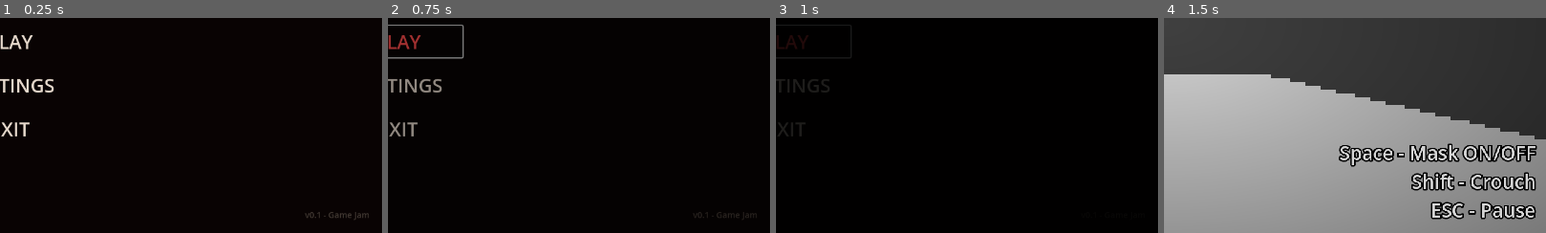
Above: before the commit, frames 1-4 (left to right).
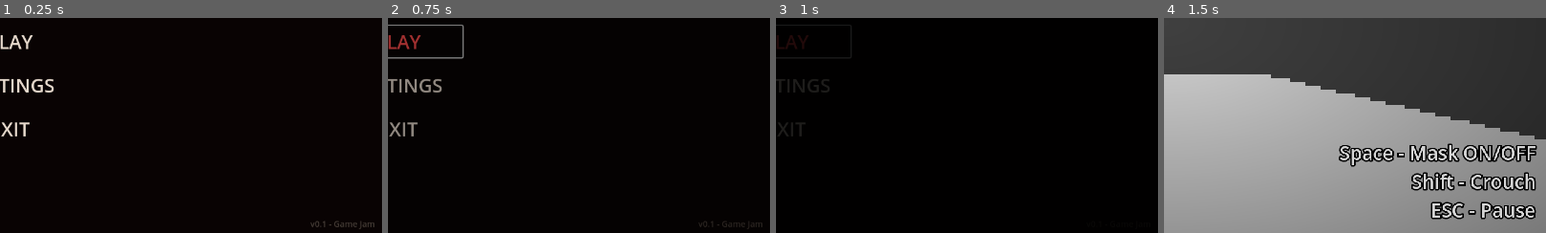
Above: after the commit, the same moments.

Repository: SimoneMicillo/mask-jam-red-devs
Game: Godot game, scene res://UI/MainMenu/main_menu.tscn
Two runs of this game, one before a commit and one after it. Both use one fixed random seed, a clock stepped at 60 frames per second and the inputs below.
Inputs (mouse positions are % of the whole screen's width and height, from its top left):
- Up to frame 1 (0.25 s): no input
- Up to frame 2 (0.75 s): click "▶ PLAY" at 0.5 s
- Up to frame 3 (1 s): no input
- Up to frame 4 (1.5 s): tap Enter at 1.25 s; move the mouse to (55, 50) at 1.27 s; hold Up (ui_up) from 1.28 s (still down); hold Shift (crouch) from 1.28 s (still down)
The pictures show only the part of the screen within x 50-100%, y 50-100%; the shares and areas given below are measured in that part.

The runs differ from the first frame. In frame 1, 0.3% of the frame differs, in the area x 80-98%, y 90-99%; in frame 2, 0.2%; in frame 3, less than 0.1%; in frame 4, nothing differs.

Commit message:
Update main_menu.tscn

Diff:
--- a/UI/MainMenu/main_menu.tscn
+++ b/UI/MainMenu/main_menu.tscn
@@ -106,6 +106,7 @@
 flat = true
 
 [node name="SettingsPanel" type="ScrollContainer" parent="."]
+visible = false
 layout_mode = 1
 anchors_preset = 8
 anchor_left = 0.5
@@ -254,16 +255,15 @@
 anchor_top = 1.0
 anchor_right = 1.0
 anchor_bottom = 1.0
-offset_left = -150.0
-offset_top = -40.0
-offset_right = -20.0
-offset_bottom = -10.0
+offset_left = -130.0
+offset_top = -30.0
 grow_horizontal = 0
 grow_vertical = 0
 theme_override_colors/font_color = Color(0.5, 0.45, 0.4, 0.5)
 theme_override_font_sizes/font_size = 14
 text = "v0.1 - Game Jam"
-horizontal_alignment = 2
+horizontal_alignment = 1
+vertical_alignment = 1
 
 [connection signal="pressed" from="CenterContainer/PlayButton" to="." method="_on_play_pressed"]
 [connection signal="pressed" from="CenterContainer/SettingsButton" to="." method="_on_settings_pressed"]
